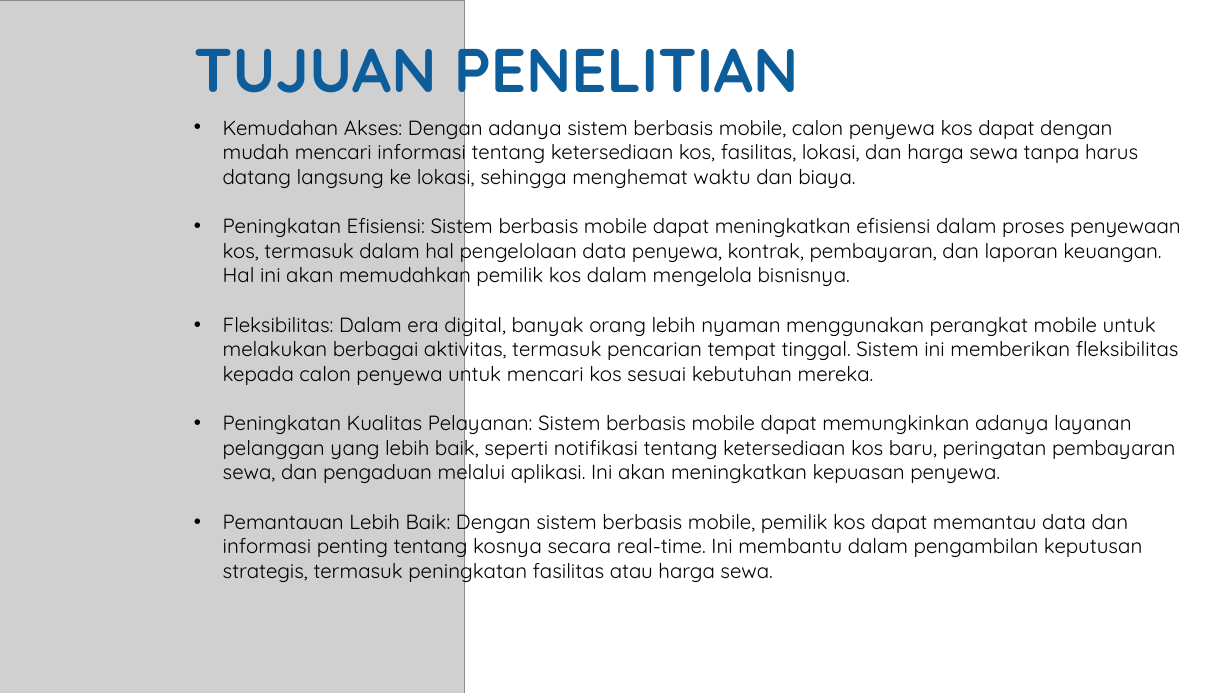
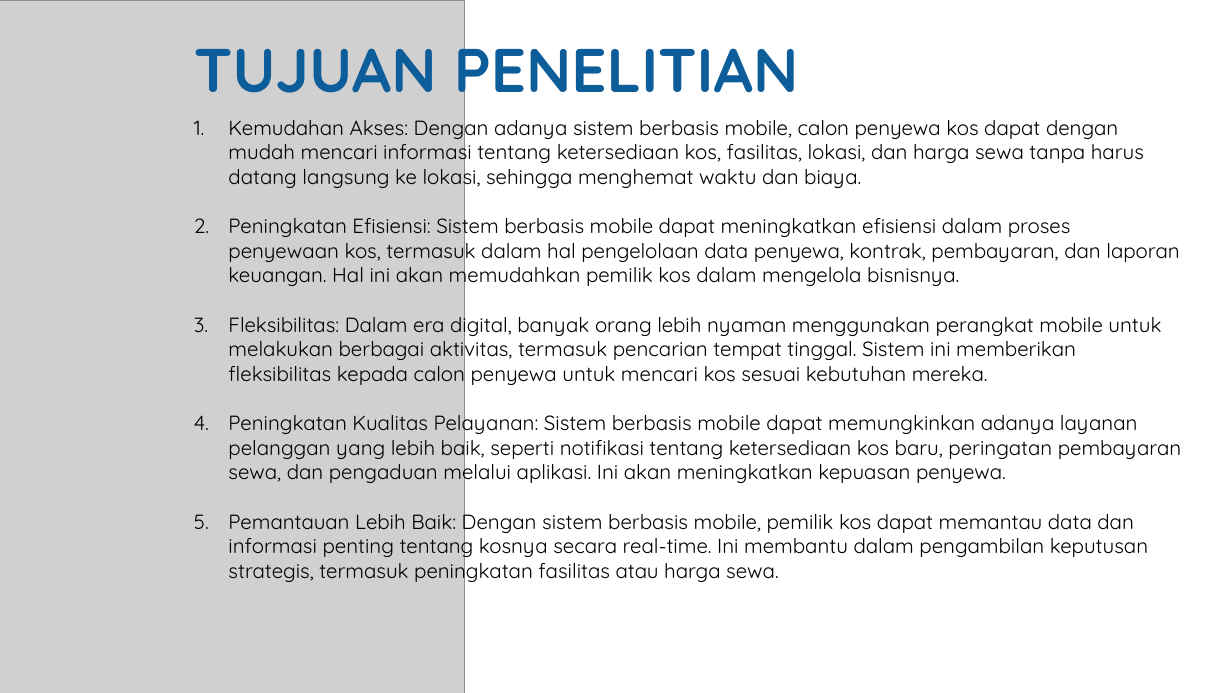
Before and after one commit to Munawir712/kuliah-aplication-project, a slide deck: slide 3 of ApplicationProjectSilde.pptx. Drawn at 1232x693 pixels with LibreOffice and Linux fonts; fonts in the diff are those of the drawing; grey boxes stand for pictures; background and template pictures are left out. Boxes give left, top, right and bottom in pixels: in the first picture for what was removed or moved away, otherwise in the second. Text is boxed around its words. In the diff, an @@ line names an element or a change of style, - is before the commit and + after.

```diff
--- a/ApplicationProjectSilde.pptx
+++ b/ApplicationProjectSilde.pptx
@@ text "Kemudahan Akses: Dengan adanya sistem ..." at [228,114,1181,583]: bullet • to 1. @@
```
Also in this commit, not shown: 2 other slides changed, 3 other files.
